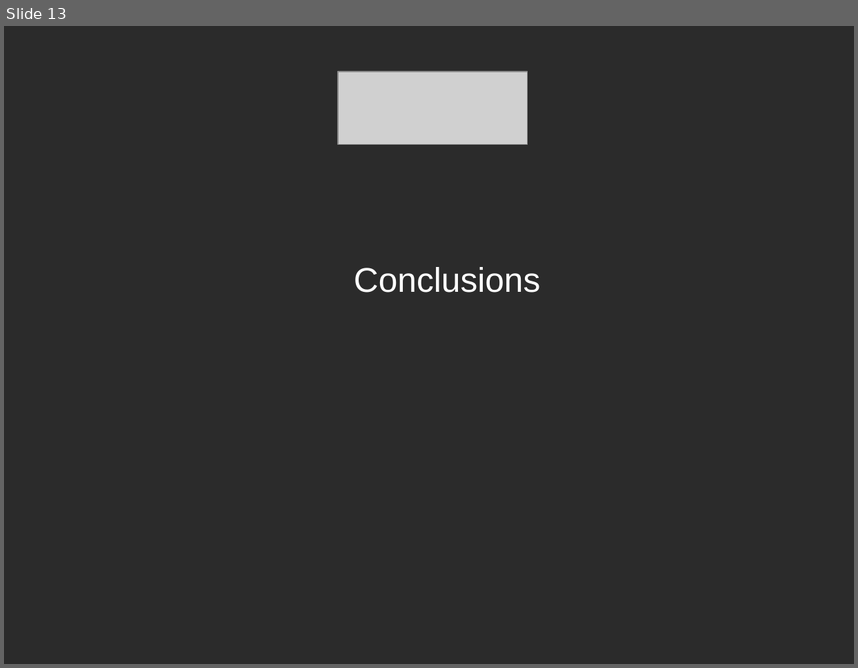
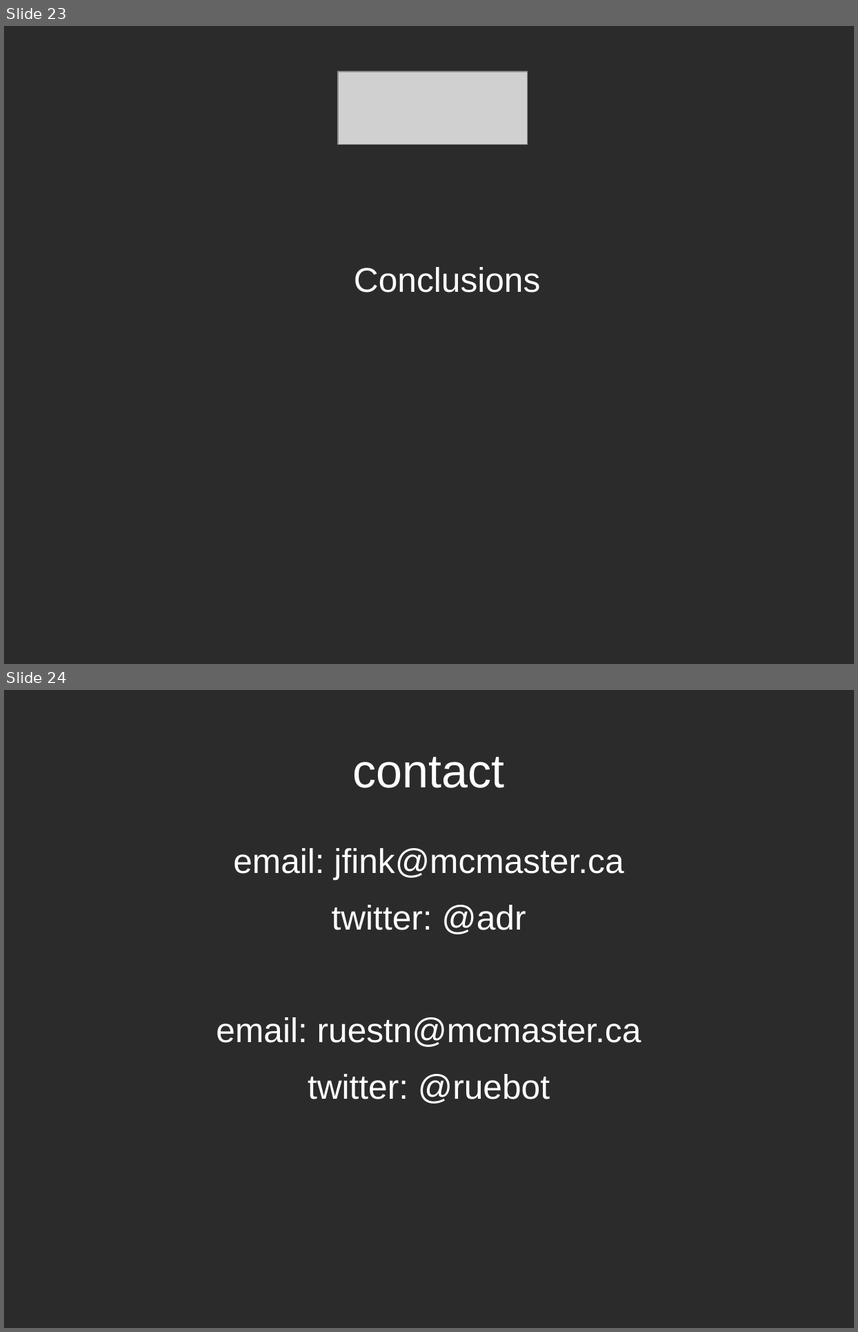
Before and after one commit to ruebot/SuperConference-2011---Cloud-computing, a slide deck: sc-2011-local-clouds.odp. Shown one above the other, each under a label of ours: slide 13 before the commit, slides 23 and 24 after it. The pictures are 858x668 and 858x1332 pixels, drawn with LibreOffice and Linux fonts; fonts in the diff are those of the drawing; grey boxes stand for pictures; background and template pictures are left out; a plain dark background stands for a picture behind light text. Boxes give left, top, right and bottom in pixels: in the first picture for what was removed or moved away, otherwise in the second. Text is boxed around its words. In the diff, an @@ line names an element or a change of style, - is before the commit and + after.

```diff
--- a/sc-2011-local-clouds.odp
+++ b/sc-2011-local-clouds.odp
@@ slide 24 added at [4, 690, 854, 1328], background picture (left out) @@
@@ title added at [353, 757, 505, 788], 44 pt, text #FFFFFF @@
+contact
@@ text added at [216, 848, 642, 1103], 32 pt, text #FFFFFF @@
+email: jfink@mcmaster.ca
+twitter: @adr
+email: ruestn@mcmaster.ca
+twitter: @ruebot
@@ what was slide 13 is now slide 23 @@
```
Also in this commit, not shown: 2 other slides added, 2 slides removed.
